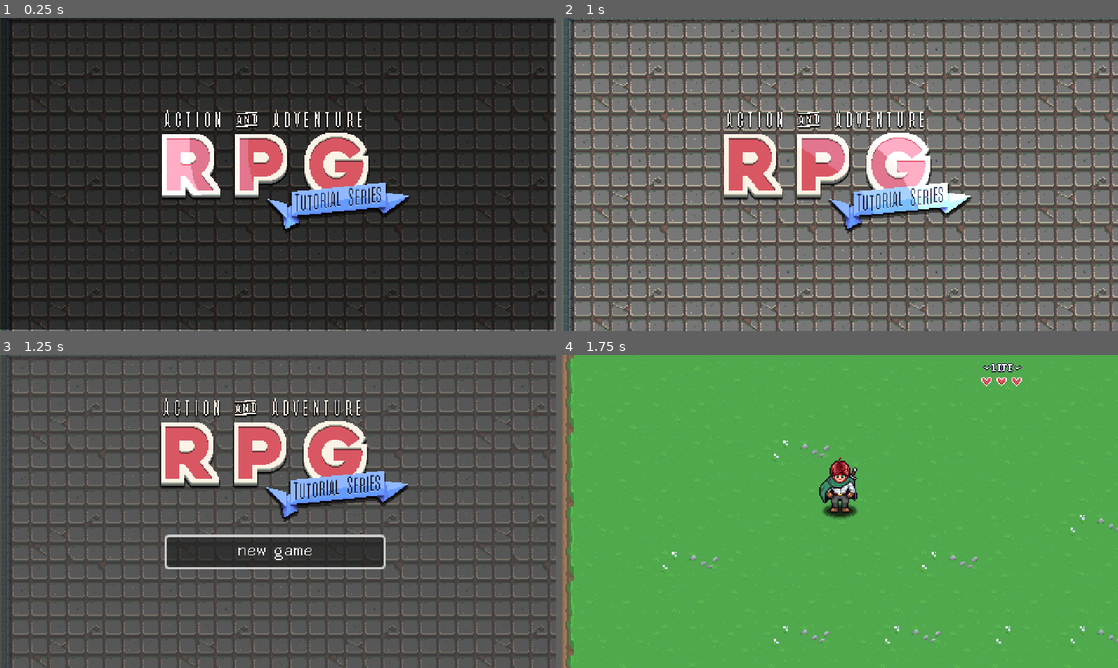
Above: before the commit, frames 1-4 (two rows, left to right).
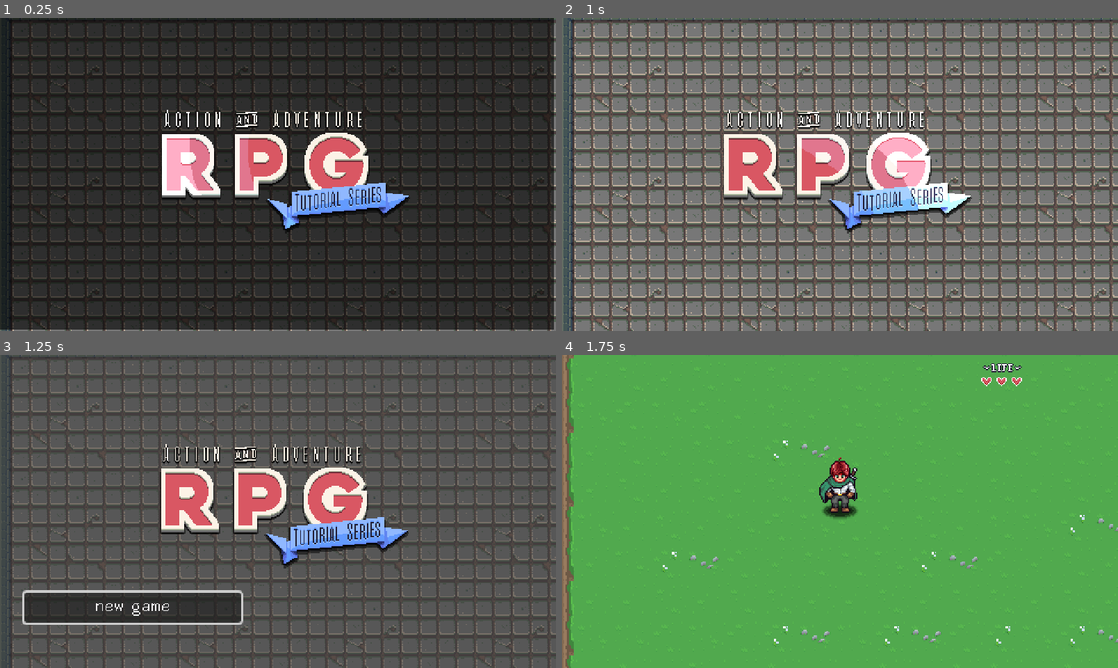
Above: after the commit, the same moments.

Repository: cjhDuke/my-godot-game-aarpg
Game: Godot game, scene res://title_scene/title_scene.tscn
The game is run twice, just before and just after one commit, with the same random seed, the same clock (stepped at 60 frames per second) and the same inputs. Sound files missing from this copy of the repository are replaced by a short silence.
Inputs:
- Up to frame 1 (0.25 s): no input
- Up to frame 2 (1 s): tap Enter (ui_accept) at 0.5, 0.77 s; hold D (right) from 0.53 s (still down); hold L (ability) from 0.53 s (still down)
- Up to frame 3 (1.25 s): keep holding D (right); keep holding L (ability)
- Up to frame 4 (1.75 s): release D (right) at 1.25 s; release L (ability) at 1.25 s; click "new game" at 1.25 s

Frames 1-2 are identical in both runs. In frame 3, 21% of the frame differs, in the area x 4-74%, y 13-87%; in frame 4, nothing differs.

Commit message:
添加了完结动画，预览版1

Diff:
--- a/00_Globals/GlobalLevelManager.gd
+++ b/00_Globals/GlobalLevelManager.gd
@@ -27,6 +27,14 @@
 func change_tilemap_bounds(bounds: Array[Vector2]) -> void:
 	current_tilemap_bounds = bounds
 	TileMapBoundsChanged.emit(bounds)
+
+
+func reload_current_level() -> void:
+	var current_scene := get_tree().current_scene
+	if current_scene == null or current_scene.scene_file_path.is_empty():
+		return
+	await load_new_level(current_scene.scene_file_path, "", Vector2.ZERO)
+	pass
 
 
 func load_new_level(
--- a/00_Globals/global_audio_manager.gd
+++ b/00_Globals/global_audio_manager.gd
@@ -18,7 +18,10 @@
 		player.volume_db = -40
 
 func play_music( _audio : AudioStream ) -> void:
-	if _audio == music_players[ current_music_player ].stream:
+	if _audio == null:
+		return
+	_set_music_looping(_audio)
+	if _audio == music_players[ current_music_player ].stream and music_players[ current_music_player ].playing:
 		return
 
 	current_music_player += 1
@@ -43,9 +46,22 @@
 	pass
 
 
+func stop_music() -> void:
+	for player in music_players:
+		if player.playing:
+			fade_out_and_stop(player)
+
+
 func fade_out_and_stop( player : AudioStreamPlayer ) -> void:
 	var tween : Tween = create_tween()
 	tween.tween_property( player, 'volume_db', -40, music_fade_duration )
 	await tween.finished
 	player.stop()
 	pass
+
+
+func _set_music_looping(_audio: AudioStream) -> void:
+	for property in _audio.get_property_list():
+		if property.name == "loop":
+			_audio.set("loop", true)
+			return
--- a/00_Globals/global_player_manager.gd
+++ b/00_Globals/global_player_manager.gd
@@ -7,6 +7,7 @@
 
 var player : Player
 var player_spawn : bool = false
+var is_respawning : bool = false
 
 
 func _ready() -> void:
@@ -23,6 +24,36 @@
 	player.max_hp = max_hp
 	player.hp = hp
 	player.update_hp( 0 )
+
+
+func respawn_player_after_death() -> void:
+	if is_respawning:
+		return
+	is_respawning = true
+	player_spawn = false
+	player.hp = player.max_hp
+	player.velocity = Vector2.ZERO
+	player.direction = Vector2.ZERO
+	player.invulnerable = true
+	player.hit_box.monitoring = false
+	player.update_hp( 0 )
+	await LevelManager.reload_current_level()
+	_reset_player_for_respawn()
+	is_respawning = false
+	pass
+
+
+func _reset_player_for_respawn() -> void:
+	player.hp = player.max_hp
+	player.velocity = Vector2.ZERO
+	player.direction = Vector2.ZERO
+	player.cardinal_direction = Vector2.DOWN
+	player.invulnerable = false
+	player.is_dead = false
+	player.hit_box.monitoring = true
+	player.update_hp( 0 )
+	player.update_animation("idle")
+	pass
 
 
 
--- a/GUI/dialogue_system/scripts/dialogue_system.gd
+++ b/GUI/dialogue_system/scripts/dialogue_system.gd
@@ -4,6 +4,7 @@
 
 signal finished
 signal letter_added(letter: String)
+signal choice_selected(dialogue_branch: DialogueBranch)
 
 var is_active: bool = false
 var text_in_progress: bool = false
@@ -133,6 +134,7 @@
 
 func _dialogue_choice_selected(_d: DialogueBranch) -> void:
 	choice_options.visible = false
+	choice_selected.emit(_d)
 	show_dialogue(_d.dialogue_items)
 	pass
 
--- a/GUI/pause_menu/inventory/scripts/inventory_data.gd
+++ b/GUI/pause_menu/inventory/scripts/inventory_data.gd
@@ -83,3 +83,11 @@
 				return true
 
 	return false
+
+func clear() -> void:
+	for s in slots:
+		if s and s.changed.is_connected(slot_changed):
+			s.changed.disconnect(slot_changed)
+	for i in slots.size():
+		slots[i] = null
+	emit_changed()
--- a/Item/apple.tres
+++ b/Item/apple.tres
@@ -18,7 +18,7 @@
 [resource]
 script = ExtResource("2_qqs15")
 name = "Apple"
-description = "A delicious red apple"
+description = "A delicious red apple can heal your broken haert."
 texture = SubResource("AtlasTexture_wdqa3")
 effects = Array[ExtResource("1_v8o5f")]([SubResource("Resource_4gvvg")])
 metadata/_custom_type_script = "uid://trf3lqx42dev"
--- a/Levels/Game/dungeon01.tscn
+++ b/Levels/Game/dungeon01.tscn
@@ -5,6 +5,7 @@
 [ext_resource type="Texture2D" uid="uid://cjt6bedbo3d2p" path="res://Tile Maps/Sprites/dungeon.png" id="2_08mo0"]
 [ext_resource type="PackedScene" uid="uid://dbhv13lwe7daf" path="res://Levels/player_spawn.tscn" id="3_x66n4"]
 [ext_resource type="PackedScene" uid="uid://c8vv686s1e0db" path="res://Levels/level_transition.tscn" id="4_ue8b7"]
+[ext_resource type="AudioStream" uid="uid://cllcmcaa5sif8" path="res://Levels/Game/music/dungeon.mp3" id="5_m06so"]
 
 [sub_resource type="TileSetAtlasSource" id="TileSetAtlasSource_ugyj7"]
 texture = ExtResource("2_08mo0")
@@ -257,6 +258,7 @@
 
 [node name="Dungeon" type="Node2D" unique_id=27133149]
 script = ExtResource("1_m06so")
+music = ExtResource("5_m06so")
 
 [node name="Dungeon01" parent="." unique_id=1074030559 instance=ExtResource("1_3k6b5")]
 tile_set = SubResource("TileSet_opdgi")
--- a/Levels/Game/dungeon02.tscn
+++ b/Levels/Game/dungeon02.tscn
@@ -10,6 +10,7 @@
 [ext_resource type="PackedScene" uid="uid://21t22vjvneei" path="res://Enemies/Slime/slime.tscn" id="8_iij47"]
 [ext_resource type="PackedScene" uid="uid://c8vv686s1e0db" path="res://Levels/level_transition.tscn" id="9_505po"]
 [ext_resource type="PackedScene" uid="uid://c8wcg7eoiw2p7" path="res://Interactables/dungeon/locked_door.tscn" id="10_nvb1g"]
+[ext_resource type="AudioStream" uid="uid://cllcmcaa5sif8" path="res://Levels/Game/music/dungeon.mp3" id="11_nvb1g"]
 
 [sub_resource type="TileSetAtlasSource" id="TileSetAtlasSource_k0kah"]
 texture = ExtResource("2_wr5np")
@@ -261,7 +262,9 @@
 sources/0 = SubResource("TileSetAtlasSource_k0kah")
 
 [node name="Dungeon02" type="Node2D" unique_id=750626338]
+position = Vector2(-9, 28)
 script = ExtResource("1_nvb1g")
+music = ExtResource("11_nvb1g")
 
 [node name="Dugeon02" parent="." unique_id=1074030559 instance=ExtResource("1_qwsya")]
 tile_set = SubResource("TileSet_s7c46")
@@ -269,7 +272,7 @@
 
 [node name="PlayerSpawn" parent="." unique_id=2075159053 instance=ExtResource("3_6ug3k")]
 z_index = 2
-position = Vector2(219, 186)
+position = Vector2(224, 426)
 
 [node name="ItemDropper" parent="." unique_id=1024554304 instance=ExtResource("5_yapi6")]
 position = Vector2(175, 113)
--- a/Levels/Game/dungeon03.tscn
+++ b/Levels/Game/dungeon03.tscn
@@ -9,9 +9,11 @@
 [ext_resource type="PackedScene" uid="uid://qsynrvwltcsj" path="res://Enemies/enemy_behaviour_wander.tscn" id="6_uecej"]
 [ext_resource type="PackedScene" uid="uid://c8vv686s1e0db" path="res://Levels/level_transition.tscn" id="6_yb1ff"]
 [ext_resource type="PackedScene" uid="uid://dbhv13lwe7daf" path="res://Levels/player_spawn.tscn" id="7_g3l6p"]
+[ext_resource type="AudioStream" uid="uid://cllcmcaa5sif8" path="res://Levels/Game/music/dungeon.mp3" id="8_7a6c5"]
 
 [node name="Dungeon03" type="Node2D" unique_id=343277670]
 script = ExtResource("1_7a6c5")
+music = ExtResource("8_7a6c5")
 
 [node name="Dungeon01" parent="." unique_id=1074030559 instance=ExtResource("1_14xur")]
 layer_0/tile_data = PackedInt32Array(589830, 0, 5, 655366, 0, 6, 720902, 0, 7, 589831, 65536, 5, 655367, 65536, 6, 7209 …(12036 unchanged characters)…
--- a/Levels/Game/dungeon04.tscn
+++ b/Levels/Game/dungeon04.tscn
@@ -11,9 +11,11 @@
 [ext_resource type="Resource" uid="uid://cdxl2akpqptbo" path="res://Item/gem.tres" id="8_v4efa"]
 [ext_resource type="PackedScene" uid="uid://dc7dym1qen22m" path="res://Interactables/dungeon/barred_door.tscn" id="10_4wa5y"]
 [ext_resource type="PackedScene" uid="uid://c8vv686s1e0db" path="res://Levels/level_transition.tscn" id="11_18grd"]
+[ext_resource type="AudioStream" uid="uid://cllcmcaa5sif8" path="res://Levels/Game/music/dungeon.mp3" id="12_jp5uq"]
 
 [node name="Dungeon04" type="Node2D" unique_id=1818280263]
 script = ExtResource("1_jp5uq")
+music = ExtResource("12_jp5uq")
 
 [node name="Dungeon01" parent="." unique_id=1074030559 instance=ExtResource("1_7lb78")]
 layer_0/tile_data = PackedInt32Array(-65531, 786432, 0, 5, 786432, 1, 65541, 786432, 2, -65530, 786432, 0, 6, 786432, 1 …(7654 unchanged characters)…
--- a/Levels/Game/grass01.tscn
+++ b/Levels/Game/grass01.tscn
@@ -10,49 +10,15 @@
 [ext_resource type="Script" uid="uid://bx2cergne13rd" path="res://Interactables/Dialogue/scripts/dialogue_branch.gd" id="8_pm1og"]
 [ext_resource type="PackedScene" uid="uid://dbhv13lwe7daf" path="res://Levels/player_spawn.tscn" id="9_i6s5d"]
 [ext_resource type="PackedScene" uid="uid://c8vv686s1e0db" path="res://Levels/level_transition.tscn" id="10_ykdse"]
-[ext_resource type="Texture2D" uid="uid://bwr2wcrpxydck" path="res://title_scene/sprite/title.png" id="11_pmd8e"]
+[ext_resource type="Texture2D" uid="uid://dkqif3ndyufey" path="res://Levels/Game/sprite/congratulations.png" id="11_7b24y"]
+[ext_resource type="AudioStream" uid="uid://dxe6vyy4xu2mp" path="res://Levels/Game/music/grass.mp3" id="12_ljv5g"]
 
-[sub_resource type="Animation" id="Animation_0q24l"]
-length = 0.001
-tracks/0/type = "value"
-tracks/0/imported = false
-tracks/0/enabled = true
-tracks/0/path = NodePath(".:frame")
-tracks/0/interp = 1
-tracks/0/loop_wrap = true
-tracks/0/keys = {
-"times": PackedFloat32Array(0),
-"transitions": PackedFloat32Array(1),
-"update": 1,
-"values": [0]
-}
-
-[sub_resource type="Animation" id="Animation_5wnq4"]
-resource_name = "default"
-length = 5.0
-loop_mode = 1
-step = 0.05
-tracks/0/type = "value"
-tracks/0/imported = false
-tracks/0/enabled = true
-tracks/0/path = NodePath(".:frame")
-tracks/0/interp = 1
-tracks/0/loop_wrap = true
-tracks/0/keys = {
-"times": PackedFloat32Array(0, 0.05, 0.1, 0.15, 0.2, 0.25, 0.3, 0.35),
-"transitions": PackedFloat32Array(1, 1, 1, 1, 1, 1, 1, 1),
-"update": 1,
-"values": [0, 1, 2, 3, 4, 5, 6, 0]
-}
-
-[sub_resource type="AnimationLibrary" id="AnimationLibrary_ktu78"]
-_data = {
-&"RESET": SubResource("Animation_0q24l"),
-&"default": SubResource("Animation_5wnq4")
-}
+[sub_resource type="StyleBoxFlat" id="StyleBoxFlat_pmd8e"]
+bg_color = Color(1, 1, 1, 0.74700004)
 
 [node name="Grass01" type="Node2D" unique_id=497388130]
 script = ExtResource("1_ljv5g")
+music = ExtResource("12_ljv5g")
 
 [node name="Grass01" parent="." unique_id=1662934316 instance=ExtResource("2_ykdse")]
 layer_0/tile_data = PackedInt32Array(-196602, 1, 0, -131066, 1, 1, -65530, 1, 2, -196601, 65537, 0, -131065, 65537, 1,  …(9522 unchanged characters)…
@@ -121,6 +87,10 @@
 anchors_preset = 15
 anchor_right = 1.0
 anchor_bottom = 1.0
+offset_left = -2.0
+offset_top = 1.0
+offset_right = -2.0
+offset_bottom = 1.0
 grow_horizontal = 2
 grow_vertical = 2
 
@@ -129,18 +99,20 @@
 anchors_preset = 15
 anchor_right = 1.0
 anchor_bottom = 1.0
+offset_left = 2.0
+offset_top = -1.0
+offset_right = 2.0
+offset_bottom = -1.0
 grow_horizontal = 2
 grow_vertical = 2
-color = Color(0.22658296, 0.22658296, 0.22658296, 0.526)
+color = Color(0, 0, 0, 0.99600005)
 
 [node name="Sprite2D" type="Sprite2D" parent="Congratulations/Control" unique_id=1733401896]
-position = Vector2(233, 93)
-texture = ExtResource("11_pmd8e")
+position = Vector2(231, 85)
+scale = Vector2(0.42046502, 0.3767265)
+texture = ExtResource("11_7b24y")
 hframes = 4
 vframes = 2
-
-[node name="AnimationPlayer" type="AnimationPlayer" parent="Congratulations/Control/Sprite2D" unique_id=1264360383]
-libraries/ = SubResource("AnimationLibrary_ktu78")
 
 [node name="Button_restart" type="Button" parent="Congratulations/Control" unique_id=1171173083]
 layout_mode = 1
@@ -155,4 +127,6 @@
 offset_bottom = 48.0
 grow_horizontal = 2
 grow_vertical = 2
+theme_override_colors/font_color = Color(0, 0, 0, 1)
+theme_override_styles/normal = SubResource("StyleBoxFlat_pmd8e")
 text = "restart"
--- a/Levels/Game/start_scene.tscn
+++ b/Levels/Game/start_scene.tscn
@@ -1,5 +1,6 @@
 [gd_scene format=3 uid="uid://dyusdp8jqvtsf"]
 
+[ext_resource type="Script" uid="uid://d3euui4x3rdlw" path="res://Levels/scripts/level.gd" id="1_5cdgx"]
 [ext_resource type="PackedScene" uid="uid://vk1gceyypjf2" path="res://Tile Maps/grass-01.tscn" id="1_w72kr"]
 [ext_resource type="PackedScene" uid="uid://dbhv13lwe7daf" path="res://Levels/player_spawn.tscn" id="2_pfj1t"]
 [ext_resource type="PackedScene" uid="uid://dvhdmorcq4463" path="res://npc/npc.tscn" id="3_c66ow"]
@@ -9,8 +10,11 @@
 [ext_resource type="Script" uid="uid://vgdo6d78e88t" path="res://Interactables/Dialogue/scripts/dialogue_choice.gd" id="7_m7la7"]
 [ext_resource type="Script" uid="uid://bx2cergne13rd" path="res://Interactables/Dialogue/scripts/dialogue_branch.gd" id="8_m6w67"]
 [ext_resource type="PackedScene" uid="uid://c8vv686s1e0db" path="res://Levels/level_transition.tscn" id="9_h8rka"]
+[ext_resource type="AudioStream" uid="uid://dxe6vyy4xu2mp" path="res://Levels/Game/music/grass.mp3" id="10_5cdgx"]
 
 [node name="StartScene" type="Node2D" unique_id=1701058790]
+script = ExtResource("1_5cdgx")
+music = ExtResource("10_5cdgx")
 
 [node name="Grass01" parent="." unique_id=1662934316 instance=ExtResource("1_w72kr")]
 layer_0/tile_data = PackedInt32Array(0, 0, 2, 65536, 0, 3, 131072, 0, 2, 1, 65536, 2, 65537, 65536, 3, 131073, 65536, 2 …(5090 unchanged characters)…
--- a/Levels/scripts/level.gd
+++ b/Levels/scripts/level.gd
@@ -2,6 +2,18 @@
 
 
 @export var music : AudioStream
+@export var quest_completion_choice_text: String = "Yes of course!"
+@export var quest_completion_choice_text_alt: String = "找到gem"
+@export var quest_completion_item: ItemData = preload("uid://cdxl2akpqptbo")
+@export var restart_level_path: String = "res://Levels/Game/start_scene.tscn"
+@export var congratulations_music: AudioStream = preload("res://Levels/Game/music/congratulations.mp3")
+
+@onready var congratulations: CanvasLayer = get_node_or_null("Congratulations") as CanvasLayer
+@onready var restart_button: Button = get_node_or_null("Congratulations/Control/Button_restart") as Button
+@onready var congratulations_animation: AnimationPlayer = get_node_or_null("Congratulations/Control/Sprite2D/AnimationPlayer") as AnimationPlayer
+
+var quest_completion_pending: bool = false
+var congratulations_audio_player: AudioStreamPlayer
 
 # Called when the node enters the scene tree for the first time.
 func _ready() -> void:
@@ -9,9 +21,90 @@
 	PlayerManager.set_as_parent( self )
 	LevelManager.level_load_started.connect( _free_level )
 	AudioManager.play_music( music )
+	_setup_congratulations()
 	pass # Replace with function body.
 
 
 func _free_level() -> void:
 	PlayerManager.unparent_player( self )
 	queue_free()
+
+
+func _setup_congratulations() -> void:
+	if congratulations == null:
+		return
+	congratulations.visible = false
+	congratulations_audio_player = AudioStreamPlayer.new()
+	congratulations_audio_player.process_mode = Node.PROCESS_MODE_ALWAYS
+	congratulations_audio_player.stream = congratulations_music
+	congratulations.add_child(congratulations_audio_player)
+	if restart_button and not restart_button.pressed.is_connected(_on_restart_button_pressed):
+		restart_button.pressed.connect(_on_restart_button_pressed)
+	if not DialogueSystem.choice_selected.is_connected(_on_dialogue_choice_selected):
+		DialogueSystem.choice_selected.connect(_on_dialogue_choice_selected)
+	if not DialogueSystem.finished.is_connected(_on_dialogue_finished):
+		DialogueSystem.finished.connect(_on_dialogue_finished)
+
+
+func _on_dialogue_choice_selected(dialogue_branch: DialogueBranch) -> void:
+	if congratulations == null:
+		return
+	if dialogue_branch.text != quest_completion_choice_text and dialogue_branch.text != quest_completion_choice_text_alt:
+		return
+	quest_completion_pending = true
+
+
+func _on_dialogue_finished() -> void:
+	if congratulations == null or not quest_completion_pending:
+		return
+	quest_completion_pending = false
+	if PlayerManager.INVENTORY_DATA.use_item(quest_completion_item):
+		_show_congratulations()
+
+
+func _show_congratulations() -> void:
+	_set_game_ui_enabled(false)
+	AudioManager.stop_music()
+	congratulations.visible = true
+	get_tree().paused = true
+	if congratulations_audio_player and congratulations_music:
+		congratulations_audio_player.play()
+	if congratulations_animation and congratulations_animation.has_animation("default"):
+		congratulations_animation.play("default")
+	if restart_button:
+		restart_button.grab_focus.call_deferred()
+
+
+func _on_restart_button_pressed() -> void:
+	if congratulations_audio_player:
+		congratulations_audio_player.stop()
+	_set_game_ui_enabled(true)
+	get_tree().paused = false
+	_reset_player_for_restart()
+	PlayerManager.player_spawn = false
+	LevelManager.load_new_level(restart_level_path, "", Vector2.ZERO)
+
+
+func _set_game_ui_enabled(enabled: bool) -> void:
+	PlayerHud.visible = enabled
+	PlayerHud.process_mode = Node.PROCESS_MODE_INHERIT if enabled else Node.PROCESS_MODE_DISABLED
+	if enabled:
+		PauseMenu.process_mode = Node.PROCESS_MODE_ALWAYS
+	else:
+		if PauseMenu.is_paused:
+			PauseMenu.hide_pause_menu()
+		PauseMenu.visible = false
+		PauseMenu.process_mode = Node.PROCESS_MODE_DISABLED
+
+
+func _reset_player_for_restart() -> void:
+	PlayerManager.INVENTORY_DATA.clear()
+	PlayerManager.player.max_hp = 6
+	PlayerManager.player.hp = PlayerManager.player.max_hp
+	PlayerManager.player.velocity = Vector2.ZERO
+	PlayerManager.player.direction = Vector2.ZERO
+	PlayerManager.player.cardinal_direction = Vector2.DOWN
+	PlayerManager.player.invulnerable = false
+	PlayerManager.player.hit_box.monitoring = true
+	PlayerManager.player.update_hp(0)
+	PlayerManager.player.update_animation("idle")
--- a/Player/Scripts/player.gd
+++ b/Player/Scripts/player.gd
@@ -6,6 +6,7 @@
 var invulnerable : bool = false
 var hp : int = 6
 var max_hp : int = 6
+var is_dead : bool = false
 
 @onready var animation_player: AnimationPlayer = $AnimationPlayer
 @onready var sprite_2d: Sprite2D = $Sprite2D
@@ -29,6 +30,9 @@
 
 # Called every frame. 'delta' is the elapsed time since the previous frame.
 func _process(delta: float) -> void:
+	if is_dead:
+		direction = Vector2.ZERO
+		return
 
 	#get player's position
 	#direction.x = Input.get_action_strength("right")-Input.get_action_strength("left")
@@ -79,20 +83,27 @@
 		return "side"
 
 func _take_damage( hurt_box : HurtBox ) -> void:
-	if invulnerable == true:
+	if invulnerable == true or is_dead == true:
 		return
 	update_hp( -hurt_box.damage )
 	if hp > 0:
 		player_damaged.emit( hurt_box )
 	else :
-		player_damaged.emit( hurt_box )
-		update_hp(99)
+		die()
 	pass
 
 
 func update_hp( delta : int ) -> void:
 	hp = clampi( hp + delta, 0, max_hp)
 	PlayerHud.update_hp( hp, max_hp )
+	pass
+
+func die() -> void:
+	is_dead = true
+	direction = Vector2.ZERO
+	velocity = Vector2.ZERO
+	hit_box.monitoring = false
+	PlayerManager.respawn_player_after_death()
 	pass
 
 func make_invulnerable( _duration : float = 1.0 ) -> void:
--- a/title_scene/title_scene.tscn
+++ b/title_scene/title_scene.tscn
@@ -85,7 +85,7 @@
 color = Color(0.22658296, 0.22658296, 0.22658296, 0.526)
 
 [node name="Sprite2D" type="Sprite2D" parent="CanvasLayer/Control" unique_id=1733247620]
-position = Vector2(233, 93)
+position = Vector2(233, 133)
 texture = ExtResource("4_i4gmv")
 hframes = 4
 vframes = 2
@@ -100,10 +100,10 @@
 anchor_top = 0.5
 anchor_right = 0.5
 anchor_bottom = 0.5
-offset_left = -96.0
-offset_top = 22.0
-offset_right = 91.0
-offset_bottom = 48.0
+offset_left = -219.0
+offset_top = 70.0
+offset_right = -32.0
+offset_bottom = 96.0
 grow_horizontal = 2
 grow_vertical = 2
 text = "new game"
@@ -115,10 +115,10 @@
 anchor_top = 0.5
 anchor_right = 0.5
 anchor_bottom = 0.5
-offset_left = -96.0
-offset_top = 57.0
-offset_right = 91.0
-offset_bottom = 83.0
+offset_left = 19.0
+offset_top = 70.0
+offset_right = 206.0
+offset_bottom = 96.0
 grow_horizontal = 2
 grow_vertical = 2
 text = "continue"
Not shown, added: Levels/Game/music/congratulations.mp3.import
Not shown, added: Levels/Game/music/dungeon.mp3.import
Not shown, added: Levels/Game/music/grass.mp3.import
Binary file added: Levels/Game/sprite/congratulations.png
Not shown, added: Levels/Game/sprite/congratulations.png.import
Not shown, added: Levels/Game/music/congratulations.mp3
Not shown, added: Levels/Game/music/dungeon.mp3
Not shown, added: Levels/Game/music/grass.mp3
